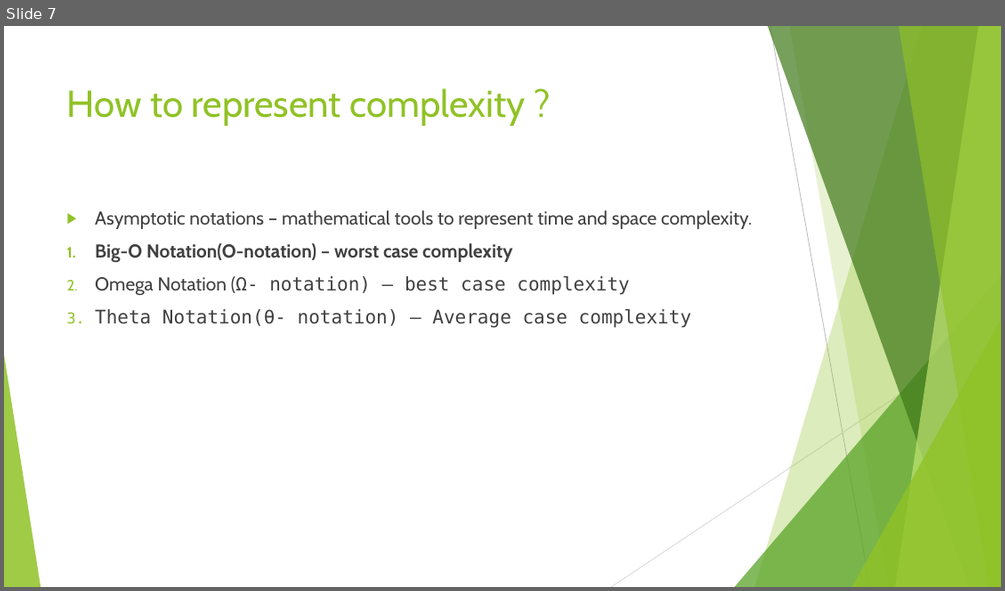
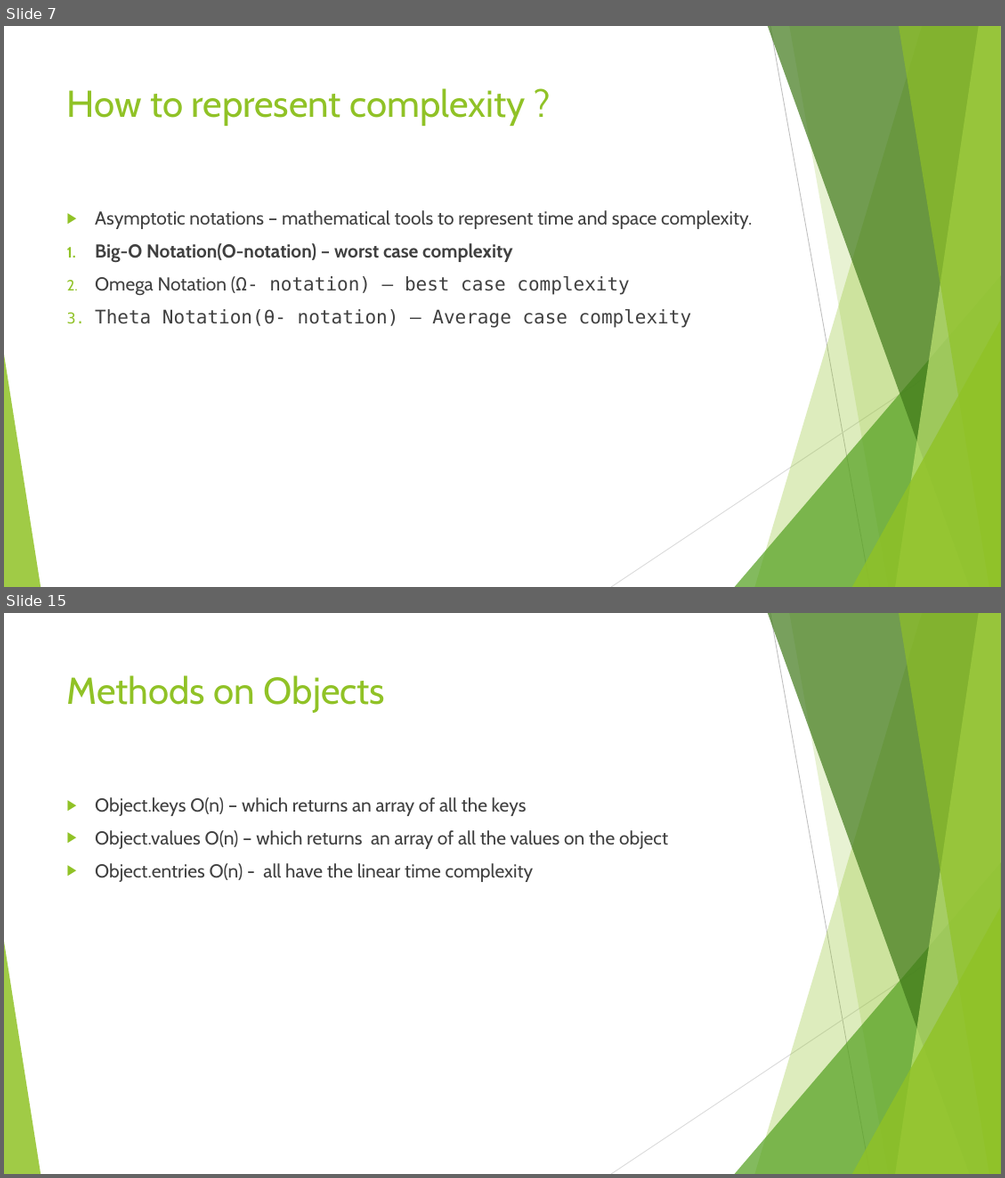
Before and after one commit to divyaparyani67/DSA, a slide deck: DSA- Learning.pptx. Shown one above the other, each under a label of ours: slide 7 before the commit, slides 7 and 15 after it; the slides between them are not shown. The pictures are 1005x591 and 1005x1178 pixels, drawn with LibreOffice and Linux fonts; fonts in the diff are those of the drawing. Boxes give left, top, right and bottom in pixels: in the first picture for what was removed or moved away, otherwise in the second. Text is boxed around its words. In the diff, an @@ line names an element or a change of style, - is before the commit and + after.

Commit message:
Big-O, Objects and arrays

```diff
--- a/DSA- Learning.pptx
+++ b/DSA- Learning.pptx
@@ slide 15 added at bbox=[4, 613, 1001, 1174], background #FFFFFF; not listed: 10 template elements that a slide beside it also shows @@
@@ title added at bbox=[67, 675, 385, 713], 36 pt, text #90C226 @@
+Methods on Objects
@@ text added at bbox=[95, 797, 668, 882], 18 pt, text #404040 @@
+▶ Object.keys O(n) – which returns an array of all the keys
+▶ Object.values O(n) – which returns an array of all the values on the object
+▶ Object.entries O(n) - all have the linear time complexity
```
Also in this commit, not shown: 10 other slides added, 1 other file.
